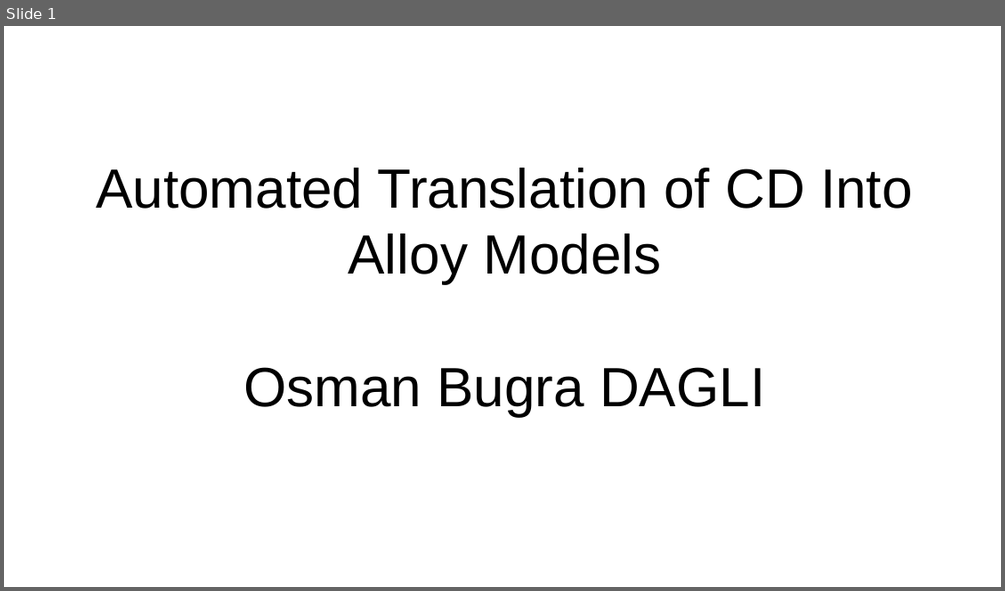
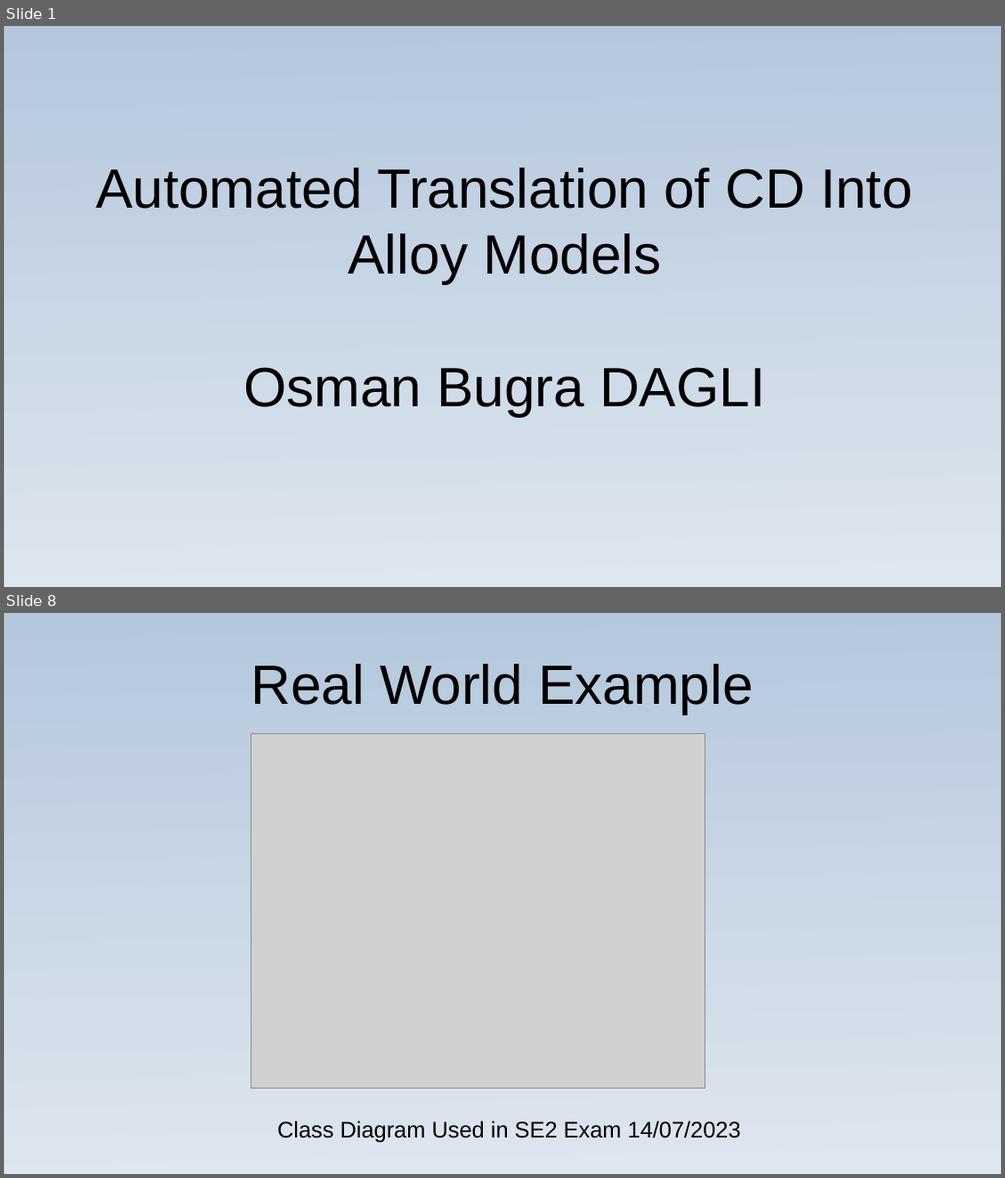
Before and after one commit to osmandagli/cd2alloy, a slide deck: slide/slide.odp. Shown one above the other, each under a label of ours: slide 1 before the commit, slides 1 and 8 after it; the slides between them are not shown. The pictures are 1005x591 and 1005x1178 pixels, drawn with LibreOffice and Linux fonts; fonts in the diff are those of the drawing; grey boxes stand for pictures. Boxes give left, top, right and bottom in pixels: in the first picture for what was removed or moved away, otherwise in the second. Text is boxed around its words. In the diff, an @@ line names an element or a change of style, - is before the commit and + after.

Commit message:
better naming and removing not used files

```diff
--- a/slide/slide.odp
+++ b/slide/slide.odp
@@ slide 8 added at [4, 613, 1001, 1174], background gradient #B4C7DC to #DEE6EF @@
@@ title added at [251, 664, 752, 714], 44 pt, text #000000 @@
+Real World Example
@@ picture added at [251, 733, 705, 1088] @@
@@ text added at [277, 1120, 741, 1142], 18 pt, text #000000 @@
+Class Diagram Used in SE2 Exam 14/07/2023
@@ slide 1 changed as well @@
@@ background #FFFFFF to gradient #B4C7DC to #DEE6EF @@
```
Also in this commit, not shown: 6 other slides added, 5 slides removed, 12 other files.
